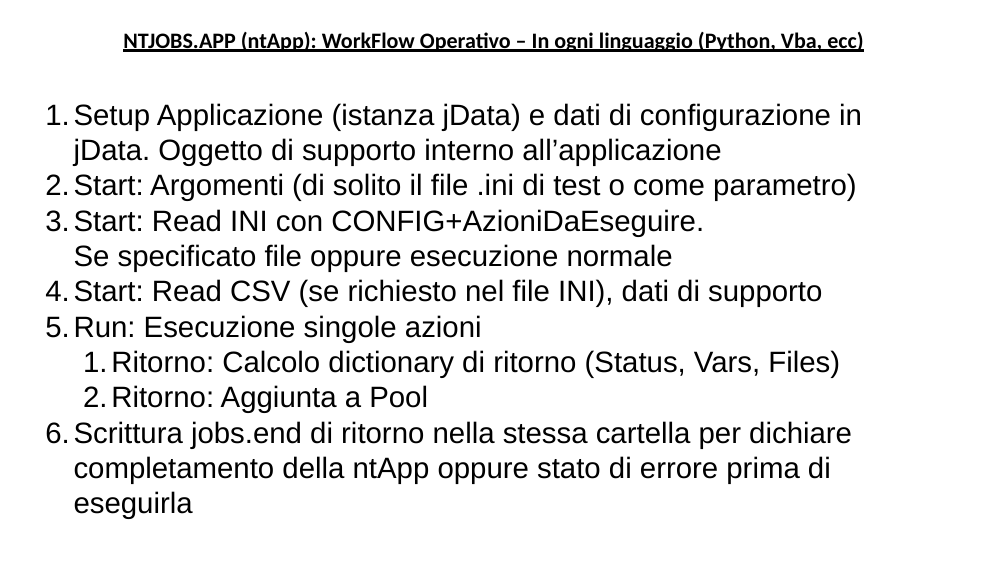
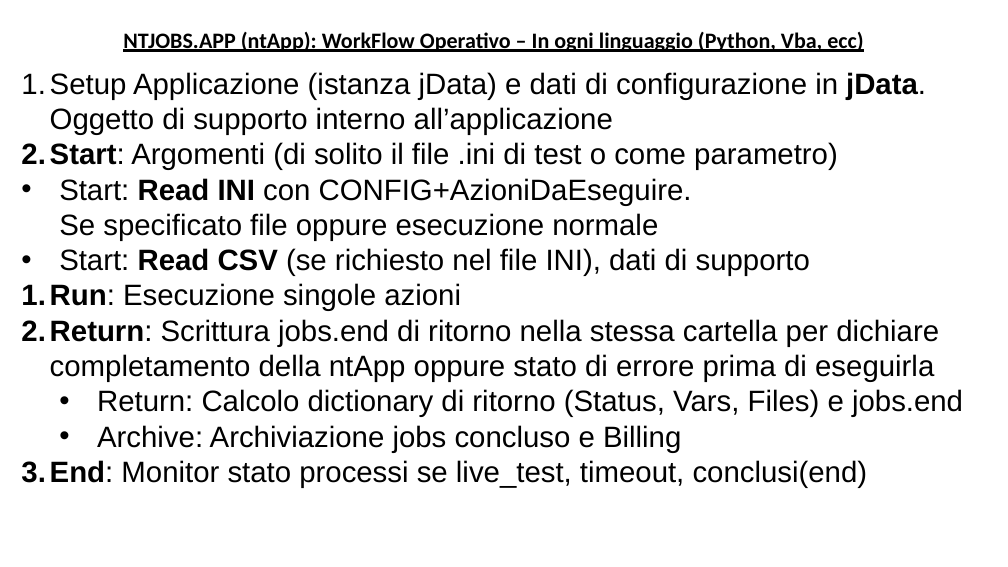
Before and after one commit to ntgcorp/ntJobsOS, a slide deck: slide 14 of ntjobs_white_paper_it.pptx. Drawn at 1008x567 pixels with LibreOffice and Linux fonts; fonts in the diff are those of the drawing. Boxes give left, top, right and bottom in pixels: in the first picture for what was removed or moved away, otherwise in the second. Text is boxed around its words. In the diff, an @@ line names an element or a change of style, - is before the commit and + after.

```diff
--- a/ntjobs_white_paper_it.pptx
+++ b/ntjobs_white_paper_it.pptx
@@ text "Setup Applicazione (istanza jData) e ...": place and size @@
-text "Setup Applicazione (istanza jData) e ..." at (74,103,862,519)
+text "Setup Applicazione (istanza jData) e ..." at (50,72,963,488)
@@ text at (50,72,926,311): bold on in "jData.", "Start:", "Read INI", "Read CSV" and 1 more places; bullet 1. to • @@
@@ text at (50,319,963,488): text changed @@
-  1. Ritorno: Calcolo dictionary di ritorno (Status, Vars, Files)
-  2. Ritorno: Aggiunta a Pool
-6. Scrittura jobs.end di ritorno nella stessa cartella per dichiare completamento della ntApp oppure stato di errore prima di eseguirla
+2. Return: Scrittura jobs.end di ritorno nella stessa cartella per dichiare completamento della ntApp oppure stato di errore prima di eseguirla
+  • Return: Calcolo dictionary di ritorno (Status, Vars, Files) e jobs.end
+  • Archive: Archiviazione jobs concluso e Billing
+3. End: Monitor stato processi se live_test, timeout, conclusi(end)
```
Also in this commit, not shown: 11 other slides changed, 16 slides added, 1 slide removed, 8 other files.
